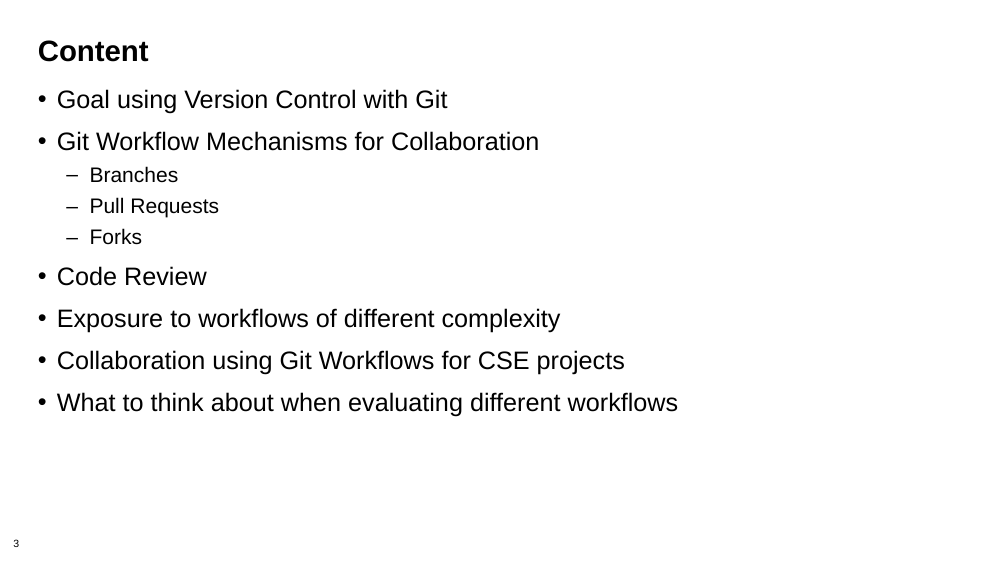
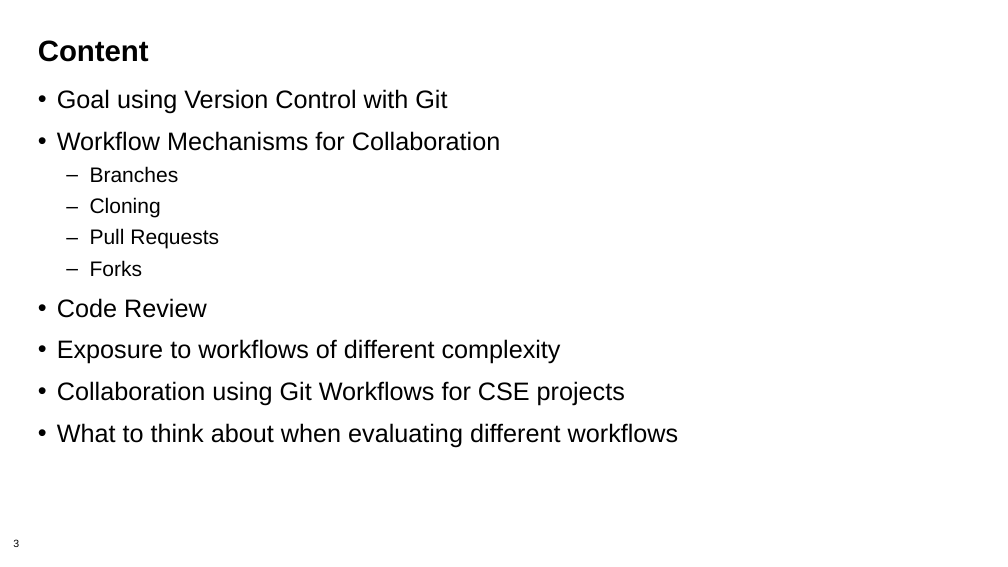
Before and after one commit to bssw-tutorial/presentations, a slide deck: slide 3 of git-workflows.pptx. Drawn at 1008x567 pixels with LibreOffice and Linux fonts; fonts in the diff are those of the drawing; background and template pictures are left out. Boxes give left, top, right and bottom in pixels: in the first picture for what was removed or moved away, otherwise in the second. Text is boxed around its words. In the diff, an @@ line names an element or a change of style, - is before the commit and + after.

```diff
--- a/git-workflows.pptx
+++ b/git-workflows.pptx
@@ text at box(57, 131, 500, 151): text changed @@
-• Git Workflow Mechanisms for Collaboration
+• Workflow Mechanisms for Collaboration
@@ text at box(90, 197, 161, 218): paragraph added @@
+  – Cloning
```
Also in this commit, not shown: 8 other slides changed, 2 slides added, 1 other file.
